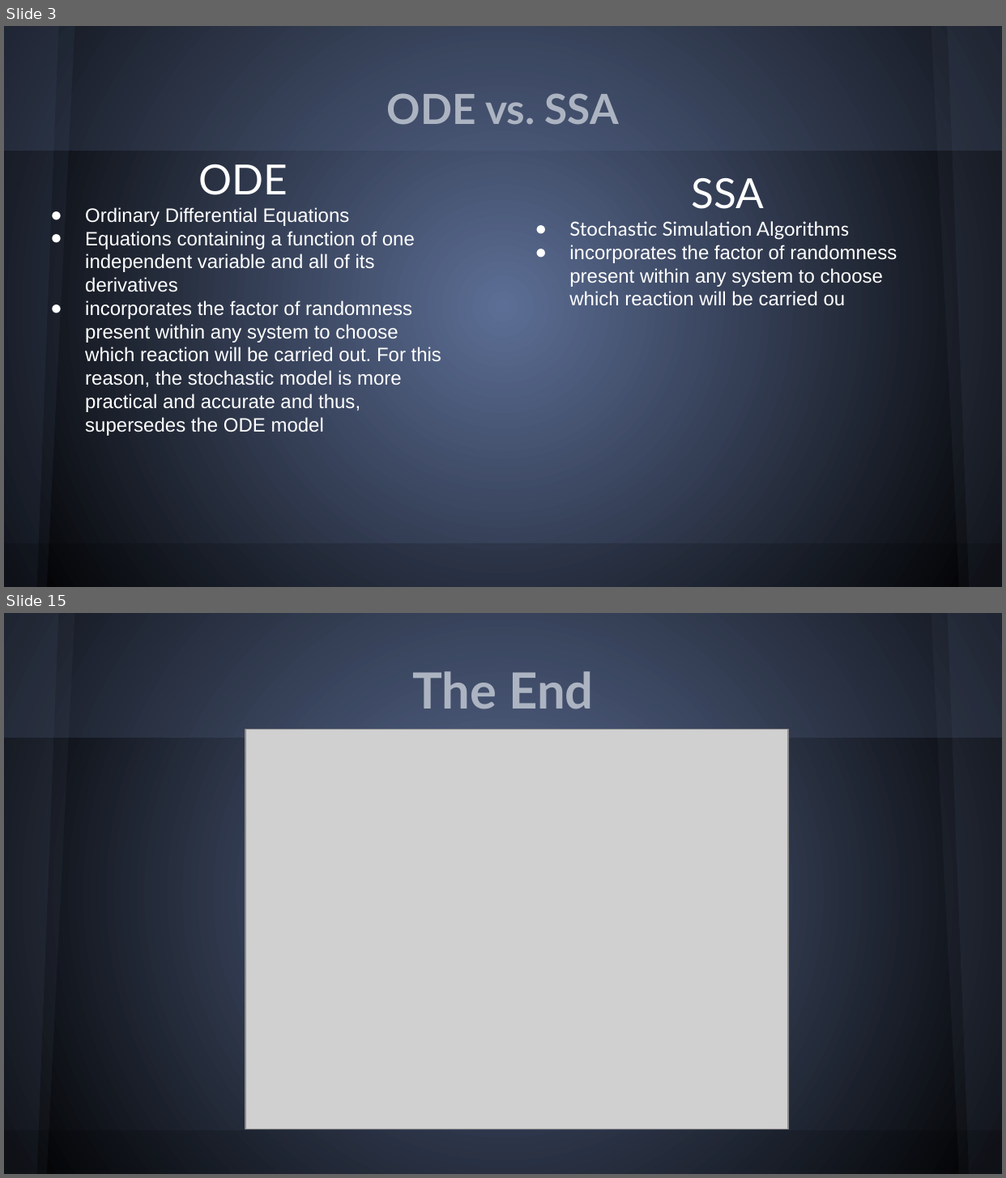
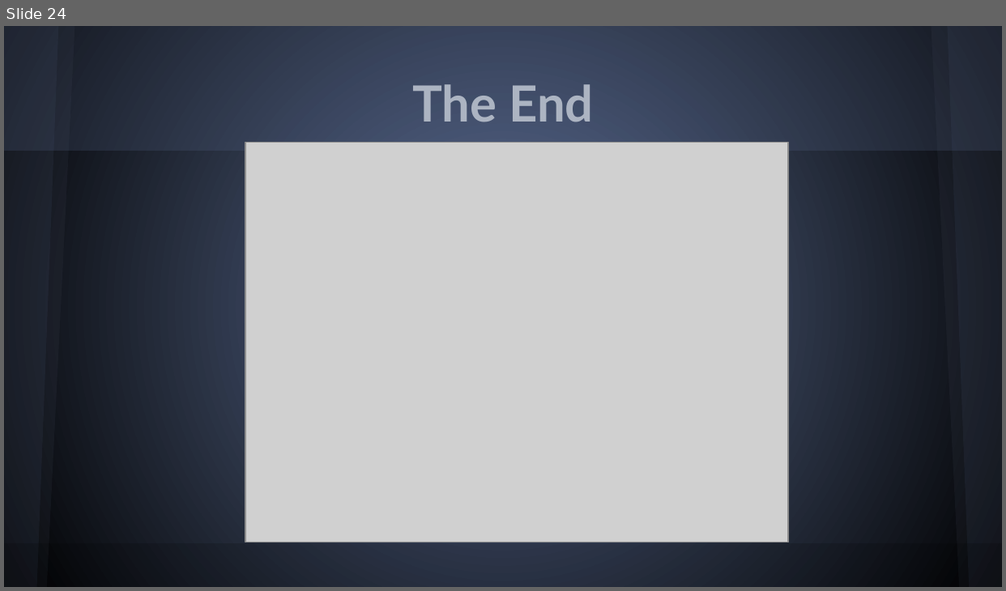
Before and after one commit to PGSSCompBio14/Stochastic-Simulator-Project, a slide deck: powerpoint/BOSSppt.pptx. Shown one above the other, each under a label of ours: slides 3 and 15 before the commit, slide 24 after it; the slides between them are not shown. The pictures are 1006x1178 and 1006x591 pixels, drawn with LibreOffice and Linux fonts; fonts in the diff are those of the drawing; grey boxes stand for pictures. Boxes give left, top, right and bottom in pixels: in the first picture for what was removed or moved away, otherwise in the second. Text is boxed around its words. In the diff, an @@ line names an element or a change of style, - is before the commit and + after.

```diff
--- a/powerpoint/BOSSppt.pptx
+++ b/powerpoint/BOSSppt.pptx
@@ slide 3 removed at (4, 26, 1002, 587), background gradient #5C6E95 to #000000; not listed: 5 template elements that a slide beside it also shows @@
@@ freeform shape removed at (4, 26, 74, 587) @@
@@ title removed at (387, 93, 619, 125) @@
-ODE vs. SSA
@@ text removed at (85, 165, 441, 436) @@
-ODE
-● Ordinary Differential Equations
-● Equations containing a function of one independent variable and all of its derivatives
-● incorporates the factor of randomness present within any system to choose which reaction will be carried out. For this reason, the stochastic model is more practical and accurate and thus, supersedes the ODE model
@@ text removed at (569, 178, 897, 306) @@
-SSA
-● Stochastic Simulation Algorithms
-● incorporates the factor of randomness present within any system to choose which reaction will be carried ou
@@ what was slide 15 is now slide 24 @@
```
Also in this commit, not shown: 7 slides changed, 16 slides added, 6 other slides removed.
